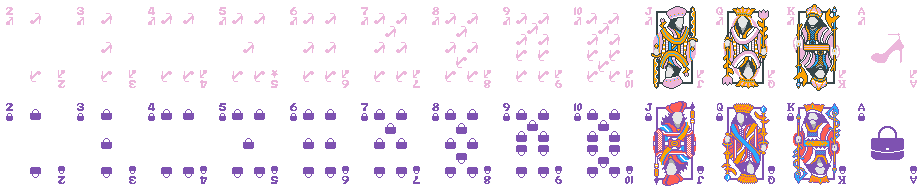
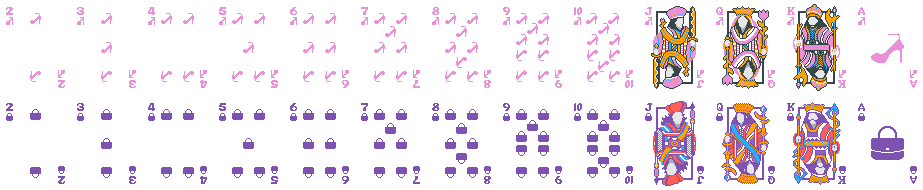
Comparing the layer stacks of the two w=923, h=190 images. Changes:
painted on "Pumps" over (6, 7, 917, 88)
